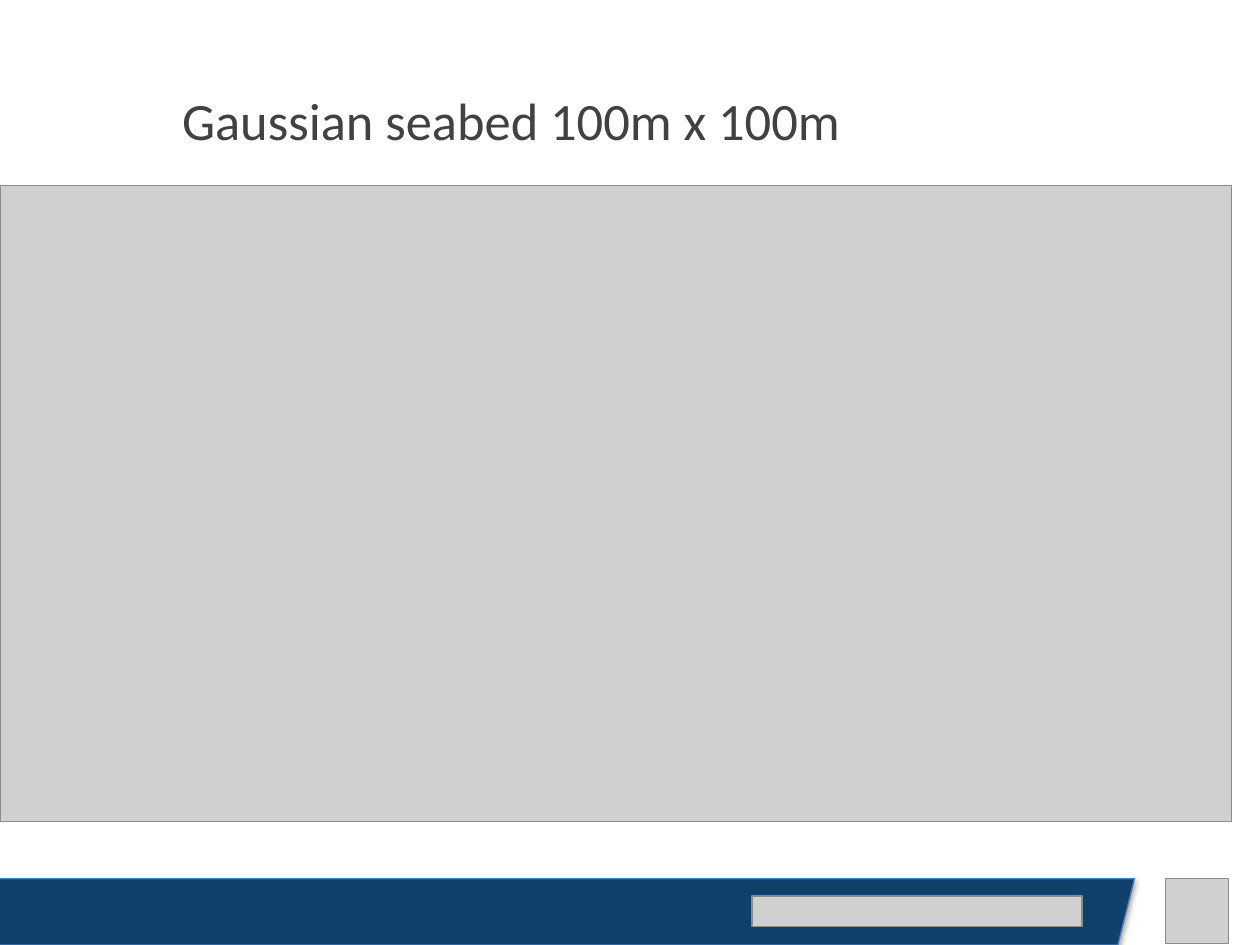
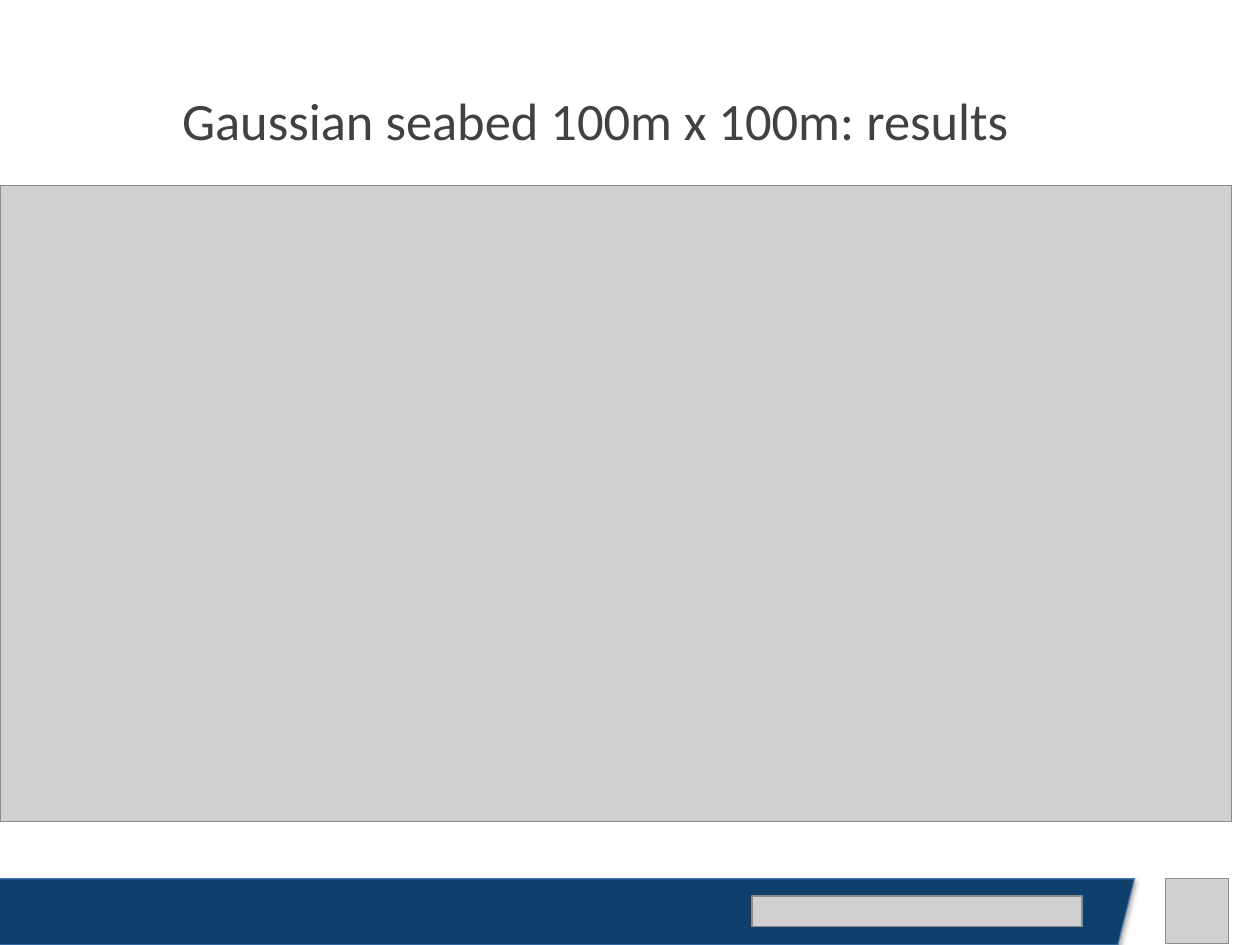
Before and after one commit to alessiaguida/Bathymetry, a slide deck: slide 16 of slides/presentazione 28-05-19.pptx (slide 14 before the commit). Drawn at 1260x945 pixels with LibreOffice and Linux fonts; fonts in the diff are those of the drawing; grey boxes stand for pictures. Boxes give left, top, right and bottom in pixels: in the first picture for what was removed or moved away, otherwise in the second. Text is boxed around its words. In the diff, an @@ line names an element or a change of style, - is before the commit and + after.

Commit message:
Presentazione

```diff
--- a/slides/presentazione 28-05-19.pptx
+++ b/slides/presentazione 28-05-19.pptx
@@ text at <box>182,103,1008,141</box>: text changed @@
-Gaussian seabed 100m x 100m
+Gaussian seabed 100m x 100m: results
```
Also in this commit, not shown: 4 other slides changed, 3 slides added, 1 other file.
